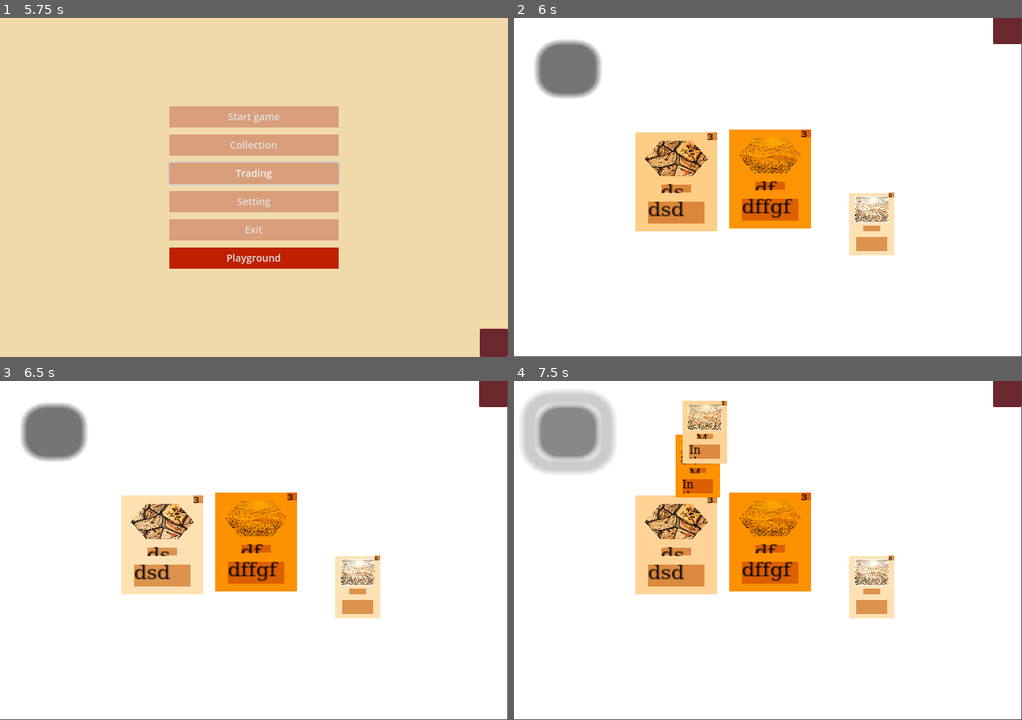
Above: before the commit, frames 1-4 (two rows, left to right).
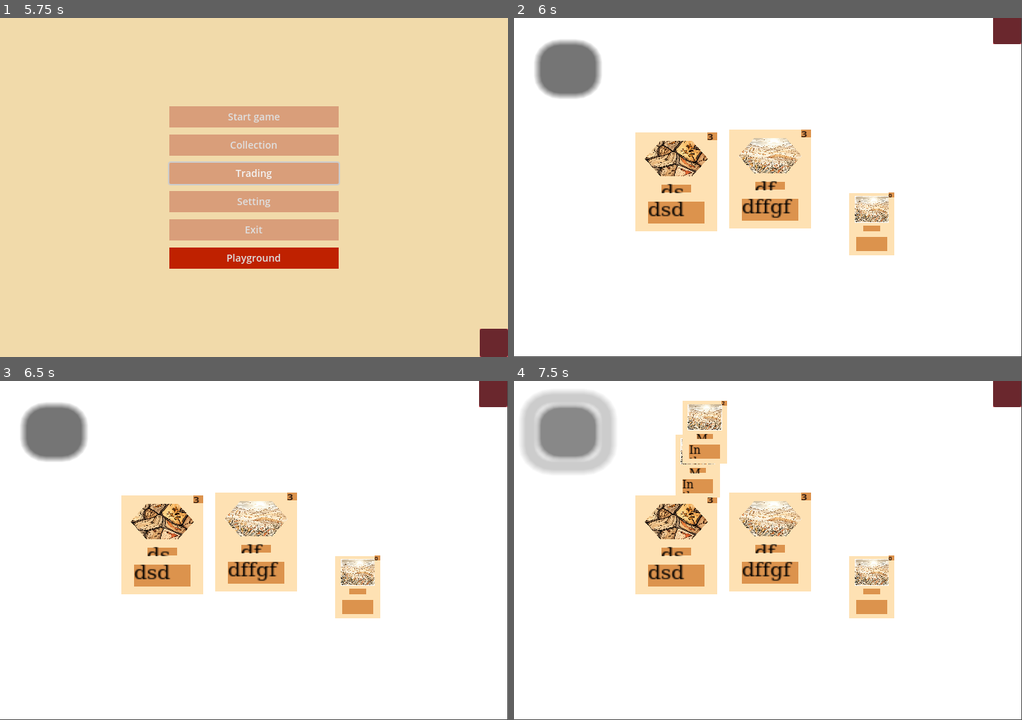
Above: after the commit, the same moments.

Repository: DarkDragonanDy/Project_card
Game: Godot game, scene res://Scenes/node_scene.tscn
Same seed, same stepped clock (60 frames per second), same inputs: the game is played once before the commit and once after it.
Inputs (mouse positions are in pixels of both pictures, inside the frame that each line leads up to):
- Up to frame 1 (5.75 s): click "Start game" at 0.5 s; click (492, 31) at 1.25 s; click "Start game" at 2 s; click (492, 31) at 2.75 s; click "Collection" at 3.5 s; click (492, 343) at 4.25 s; click "Trading" at 5 s
- Up to frame 2 (6 s): click "Playground" at 5.75 s
- Up to frame 3 (6.5 s): no input
- Up to frame 4 (7.5 s): click (569, 431) at 6.5 s; click (569, 431) at 7.25 s

Frame 1 is identical in both runs. In frame 2, 7.9% of the frame differs, in the area x 23-59%, y 32-63%; in frame 3, 4.6%; in frame 4, 9.6%, in the area x 23-59%, y 5-63%.

Commit message:
build week 3, day 2
Fixed most of the small issues with the previous code

Diff:
--- a/Scenes/batle_scene.tscn
+++ b/Scenes/batle_scene.tscn
@@ -1,6 +1,6 @@
 [gd_scene load_steps=16 format=4 uid="uid://bow8thkqjeif0"]
 
-[ext_resource type="Script" uid="uid://cmughckqkngrv" path="res://Scripts/Battle_scripts/Game_manager.gd" id="1_ddmmf"]
+[ext_resource type="Script" uid="uid://cmughckqkngrv" path="res://Scripts/Battle_scripts/GameSetupCoordinator.gd" id="1_ddmmf"]
 [ext_resource type="Texture2D" uid="uid://ckcqoxchk4w0c" path="res://Sprites/Tiles/cropped-image-85ui-3.png" id="1_dfds4"]
 [ext_resource type="Texture2D" uid="uid://on5bdvuw4nq5" path="res://Sprites/Tiles/cropped-image-99wl-4.png" id="2_ddmmf"]
 [ext_resource type="Texture2D" uid="uid://cjmrxbuehslmt" path="res://Sprites/Tiles/cropped-image-1x8t-3.png" id="3_dr1m7"]
--- a/Scripts/Battle_scripts/Game_manager.gd
+++ b/Scripts/Battle_scripts/GameSetupCoordinator.gd
@@ -8,7 +8,7 @@
 # References to game systems
 @onready var deck_to_hand_manager: DeckToHandManager = $Playable_lair/DeckToHand_manager
 @onready var hand_manager: HandManager = $Playable_lair/Hand_manager
-@onready var game_manager: Node = $Game_manager
+#@onready var game_manager: Node = $Game_manager
 
 # Setup state
 var is_setup_complete: bool = false
@@ -27,11 +27,14 @@
 	# Step 1: Validate deck data
 	_validate_deck_data()
 
+	# Step 3: Initialize hand manager
+	_initialize_hand_manager()
+
 	# Step 2: Connect system signals
 	_connect_system_signals()
 
-	# Step 3: Initialize hand manager
-	_initialize_hand_manager()
+
+
 
 	# Step 4: Wait for deck loading and hand drawing
 	await _wait_for_deck_initialization()
@@ -67,8 +70,8 @@
 	if hand_manager:
 		if hand_manager.has_signal("card_drawn"):
 			hand_manager.card_drawn.connect(_on_card_drawn)
-		if hand_manager.has_signal("card_played"):
-			hand_manager.card_played.connect(_on_card_played)
+		#if hand_manager.has_signal("card_played"):
+			#hand_manager.card_played.connect(_on_card_played)
 		if hand_manager.has_signal("hand_full"):
 			hand_manager.hand_full.connect(_on_hand_full)
 
@@ -111,10 +114,9 @@
 	_complete_setup_step("Deck Initialization")
 
 func _complete_setup():
-	is_setup_complete = true
 
 	# Final system checks
-	_perform_final_checks()
+	is_setup_complete=_perform_final_checks()
 
 	print("=== Game Setup Complete ===")
 	print("Hand size: ", hand_manager.get_hand_size() if hand_manager else "N/A")
@@ -136,11 +138,12 @@
 		issues.append("DeckToHandManager missing")
 
 	# Check game manager
-	if not game_manager:
-		issues.append("GameManager missing")
+	#if not game_manager:
+		#issues.append("GameManager missing")
 
 	if issues.is_empty():
 		print("✓ All systems operational")
+		return true
 	else:
 		print("⚠ Issues detected: ", issues)
 
@@ -169,15 +172,17 @@
 	if hand_manager:
 		card.set_hand_manager(hand_manager)
 
-func _on_card_played(card: Card, hex_position: Vector2i):
-	print("Card played: ", card.card_name, " at position: ", hex_position)
-
-	# Handle card play logic
-	if game_manager and game_manager.has_method("handle_card_played"):
-		game_manager.handle_card_played(card, hex_position)
+#func _on_card_played(card: Card, hex_position: Vector2i):
+	#print("Card played: ", card.card_name, " at position: ", hex_position)
+	#
+	## Handle card play logic
+	#if game_manager and game_manager.has_method("handle_card_played"):
+		#game_manager.handle_card_played(card, hex_position)
 
 func _on_hand_full():
 	print("Hand is full - cannot draw more cards")
+
+
 
 # Public methods for external systems
 func is_game_ready() -> bool:
@@ -200,6 +205,9 @@
 	if deck_to_hand_manager:
 		return deck_to_hand_manager.get_deck_size()
 	return 0
+
+
+
 
 # Debug functions
 func print_game_state():
@@ -220,11 +228,11 @@
 
 	# Debug controls (remove in production)
 	if event.is_action_pressed("ui_accept"):  # Space
-		if Input.is_action_pressed("ui_select"):  # Shift+Space
+		if Input.is_action_pressed("ui_select"):  #Space
 			print_game_state()
 			force_draw_card()
-		else:
-			force_draw_card()
+
+
 
 	elif event.is_action_pressed("ui_cancel"):  # Escape
 		print("Game state reset requested")
--- a/Scripts/Battle_scripts/Hand_Manger.gd
+++ b/Scripts/Battle_scripts/Hand_Manger.gd
@@ -5,8 +5,8 @@
 const MAX_HAND_SIZE: int = 7
 const CARD_SPACING: float = 100.0
 const HAND_ARC_RADIUS: float = 800.0
-const HAND_Y_OFFSET: float = 100.0
-const DRAW_ANIMATION_DURATION: float = 0.5
+const HAND_Y_OFFSET: float = 40.0
+const DRAW_ANIMATION_DURATION: float = 0.2
 
 # Hand state
 var cards_in_hand: Array[Card] = []
@@ -55,6 +55,7 @@
 
 	# Animate card into position
 	_animate_card_to_hand(card)
+	_animate_hand_layout()
 
 	card_drawn.emit(card)
 	print("Card added to hand: ", card.card_name, " (", cards_in_hand.size(), "/", MAX_HAND_SIZE, ")")
@@ -186,6 +187,7 @@
 func get_card_hand_index(card: Card) -> int:
 	return cards_in_hand.find(card)
 
+######################
 func lock_hand(locked: bool):
 	is_hand_locked = locked
 	for card in cards_in_hand:
@@ -206,7 +208,10 @@
 func _on_card_played(card: Card, hex_position: Vector2i):
 	remove_card_from_hand(card)
 	card_played.emit(card, hex_position)
-
+##########################################
+
+
+####################################
 func _on_card_selected(card: Card):
 	# Bring selected card to front
 	var highest_z = 0
@@ -234,6 +239,7 @@
 	# Hide card preview
 	pass
 
+##########################################
 func get_hand_size() -> int:
 	return cards_in_hand.size()
 
--- a/Scripts/Battle_scripts/deck_to_hand_manager.gd
+++ b/Scripts/Battle_scripts/deck_to_hand_manager.gd
@@ -102,13 +102,13 @@
 	print("Failed to create card instance for: ", card_data.get("name", "Unknown"))
 	return false
 
-func _create_game_card(card_data: Dictionary) -> Card:
+func _create_game_card(card_data_deck: Dictionary) -> Card:
 	# Validate card data
-	if not card_data.has("name"):
+	if not card_data_deck.has("name"):
 		print("Error: Card data missing name field")
 		return null
 
-	var card_name = card_data["name"]
+	var card_name = card_data_deck["name"]
 
 	# Create card instance from database
 	var card_instance = CardDatabase.create_card_instance(card_name)
@@ -118,7 +118,7 @@
 		return null
 
 	# Set up card for gameplay
-	_setup_card_for_game(card_instance, card_data)
+	_setup_card_for_game(card_instance, card_data_deck)
 
 	return card_instance
 
@@ -132,6 +132,8 @@
 	# Connect game-specific signals
 	if game_manager and game_manager.has_method("_on_card_created"):
 		game_manager._on_card_created(card)
+
+
 
 func force_draw_card() -> bool:
 	# For manual card drawing (e.g., special abilities)
@@ -185,9 +187,7 @@
 func _on_hand_full():
 	print("Hand is full, cannot draw more cards")
 
-func _on_card_played(card: Card):
-	# Handle when a card is played from hand
-	print("Card played: ", card.card_name)
+
 
 # Debug functions
 func print_deck_state():
--- a/Scripts/Scripts_card/Card_defenition/card_template.gd
+++ b/Scripts/Scripts_card/Card_defenition/card_template.gd
@@ -90,9 +90,11 @@
 	if state_manager:
 		state_manager.change_state("played")
 
+################################
 func _on_collision_detected(other_card: Card):
 	# Handle visual feedback for collision
-	_show_collision_feedback()
+	pass
+	#_show_collision_feedback()
 
 func _show_collision_feedback():
 	# Brief color flash to indicate collision
@@ -118,7 +120,7 @@
 	if drag_handler and drag_handler.has_method("is_colliding_with_cards"):
 		return drag_handler.is_colliding_with_cards()
 	return false
-
+##################################
 # Texture generation (unchanged but included for completeness)
 static func generate_card_texture(name: String, desc: String, cost: int, art_texture: Texture2D = null, texture_size: Vector2 = Vector2(635, 889)) -> ImageTexture:
 	# Get current scene to add viewport to
--- a/Scripts/Scripts_card/Card_defenition/move_card.gd
+++ b/Scripts/Scripts_card/Card_defenition/move_card.gd
@@ -7,6 +7,7 @@
 var original_parent: Node
 var original_z_index: int
 var original_position: Vector2
+var original_rotation
 
 # Visual feedback
 const HOVER_SCALE: Vector2 = Vector2(1.1, 1.1)
@@ -29,6 +30,7 @@
 # Animation
 var position_tween: Tween
 var scale_tween: Tween
+
 
 # Signals
 signal drag_started(card: Card)
@@ -128,26 +130,30 @@
 	return Vector2(64, 89) * card_ref.scale
 
 func _on_mouse_entered():
-	if not is_dragging and card_ref:
+	if not is_dragging:
 		_animate_hover(true)
 
 func _on_mouse_exited():
-	if not is_dragging and card_ref:
+	if not is_dragging :
 		_animate_hover(false)
+
 
 func _on_input_event(_viewport, event, _shape_idx):
 	if event is InputEventMouseButton and event.button_index == MOUSE_BUTTON_LEFT:
 		if event.pressed and not is_dragging:
+			_animate_hover(false)
 			_start_drag()
 
 func _input(event):
 	if is_dragging and event is InputEventMouseButton:
-		if event.button_index == MOUSE_BUTTON_LEFT and not event.pressed:
+		if  not event.pressed:
 			_end_drag()
 
 func _start_drag():
 	if not card_ref:
 		return
+
+
 
 	is_dragging = true
 	drag_offset = get_global_mouse_position() - card_ref.global_position
@@ -156,6 +162,8 @@
 	original_parent = card_ref.get_parent()
 	original_z_index = card_ref.z_index
 	original_position = card_ref.global_position
+	original_rotation=card_ref.rotation
+	print(original_rotation)
 
 	if hand_manager:
 		original_position = hand_manager.get_card_hand_position(card_ref)
@@ -164,6 +172,8 @@
 	card_ref.z_index = 1000  # Bring to front
 	_animate_scale(DRAG_SCALE)
 
+	position_tween = create_tween()
+	position_tween.tween_property(card_ref, "rotation", 0.0, 0.2)
 	# Enable collision detection
 	collision_detector.monitoring = true
 
@@ -220,7 +230,7 @@
 	if game_manager and game_manager.has_method("is_valid_play_position"):
 		return game_manager.is_valid_play_position(card_ref, hex_pos)
 
-	return true
+	return false
 
 func _return_to_hand():
 	if not card_ref:
@@ -249,7 +259,7 @@
 
 	# Animate position
 	position_tween.tween_property(card_ref, "global_position", target_position, 0.3)
-	position_tween.tween_property(card_ref, "rotation", 0.0, 0.3)
+	position_tween.tween_property(card_ref, "rotation", original_rotation, 0.3)
 
 	# Reset scale
 	_animate_scale(original_scale)
@@ -275,16 +285,19 @@
 	scale_tween = create_tween()
 	scale_tween.tween_property(card_ref, "scale", target_scale, 0.2)
 
+
 func _on_collision_area_entered(area: Area2D):
 	# Check if it's another card's drag handler
 	var other_card = area.get_parent() as Card
 	if other_card and other_card != card_ref:
+
 		collision_bodies.append(other_card)
 		collision_detected.emit(other_card)
 
 func _on_collision_area_exited(area: Area2D):
 	var other_card = area.get_parent() as Card
 	if other_card and other_card in collision_bodies:
+
 		collision_bodies.erase(other_card)
 
 func set_hand_reference(hand: HandManager):
@@ -387,6 +400,8 @@
 		_clean_invalid_collisions()
 		_update_collision_priorities()
 	else:
+		_update_visual_feedback()
+
 		_apply_momentum(delta)
 
 	# Trigger redraw for debug visualization
--- a/Scripts/Scripts_card/Card_defenition/state_manager.gd
+++ b/Scripts/Scripts_card/Card_defenition/state_manager.gd
@@ -46,6 +46,10 @@
 			_exit_hand_state()
 		CardState.DRAGGING:
 			_exit_dragging_state()
+		CardState.HOVERING:
+			_exit_hovering_state()
+		CardState.PLAYED:
+			_exit_played_state()
 
 	# Handle enter actions for new state
 	match current_state:
@@ -56,25 +60,33 @@
 		CardState.IN_GRAVEYARD:
 			_enter_graveyard_state()
 
+
+
 func _exit_hand_state():
 	pass
 
 func _exit_dragging_state():
 	pass
+func _exit_hovering_state():
+	pass
+func _exit_played_state():
+	pass
 
 func _enter_hand_state():
 	var card = get_parent()
-	if card.has_node("DragHandler"):
-		card.get_node("DragHandler").input_pickable = true
+	if card.has_node("Drag_handler"):
+		card.get_node("Drag_handler").input_pickable = true
 
 func _enter_played_state():
 	var card = get_parent()
-	if card.has_node("DragHandler"):
-		card.get_node("DragHandler").input_pickable = false
+	if card.has_node("Drag_handler"):
+		print("pass")
+		card.get_node("Drag_handler").input_pickable = false
 
 func _enter_graveyard_state():
 	var card = get_parent()
 	card.visible = false
+
 
 func get_current_state_name() -> String:
 	match current_state:
Renamed: Scripts/Battle_scripts/Game_manager.gd.uid -> Scripts/Battle_scripts/GameSetupCoordinator.gd.uid
